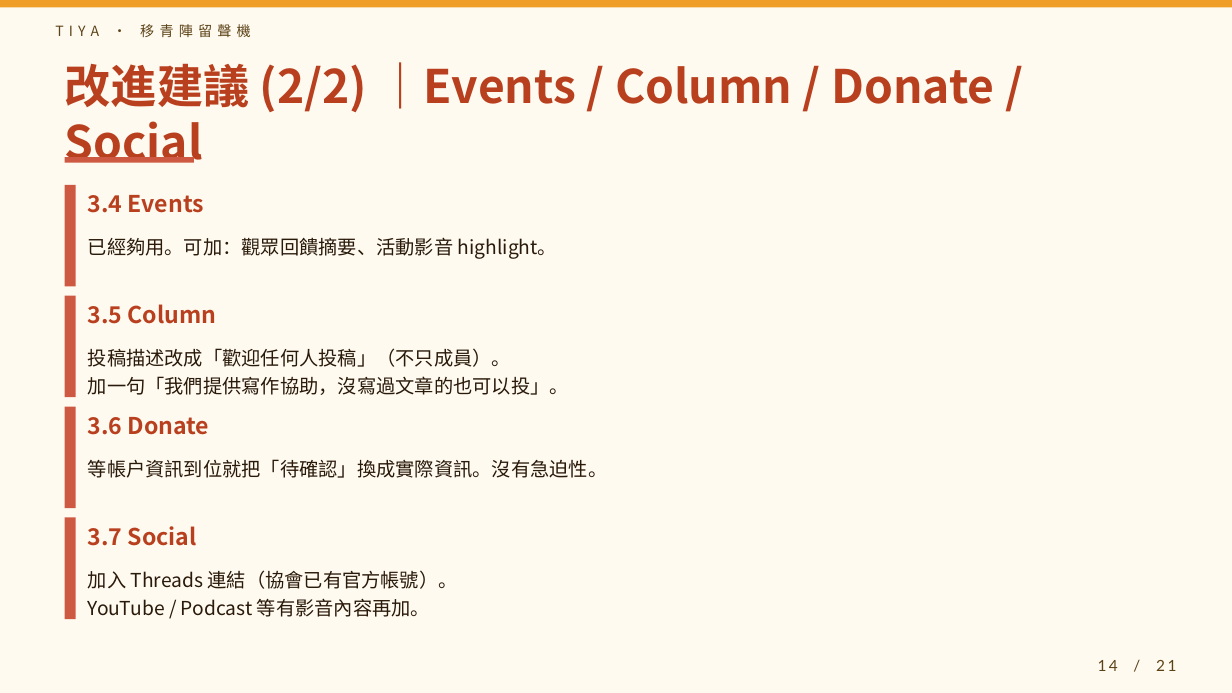
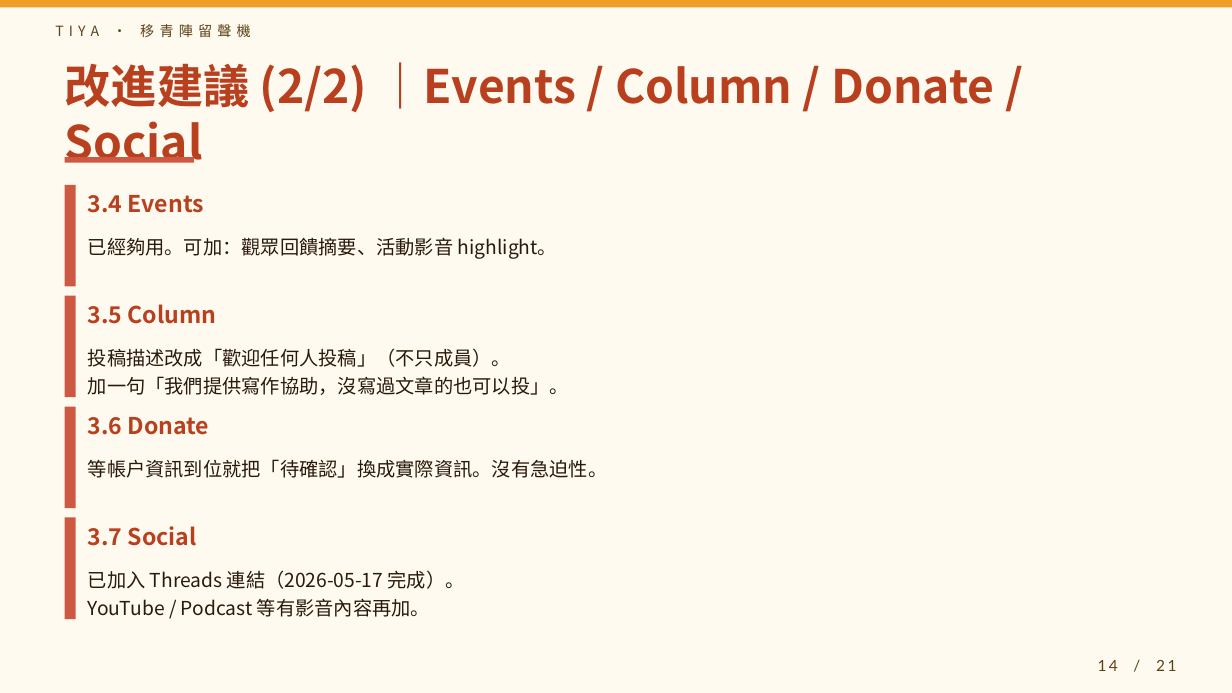
Before and after one commit to polungcs/tiya-website, a slide deck: slide 14 of docs/slides/tiya-website-recommendations.pptx. Drawn at 1232x693 pixels with LibreOffice and Linux fonts; fonts in the diff are those of the drawing. Boxes give left, top, right and bottom in pixels: in the first picture for what was removed or moved away, otherwise in the second. Text is boxed around its words. In the diff, an @@ line names an element or a change of style, - is before the commit and + after.

```diff
--- a/docs/slides/tiya-website-recommendations.pptx
+++ b/docs/slides/tiya-website-recommendations.pptx
@@ text at (x1=88, y1=570, x2=465, y2=589): text changed @@
-加入 Threads 連結（協會已有官方帳號）。
+已加入 Threads 連結（2026-05-17 完成）。
```
Also in this commit, not shown: 1 other slide changed, 5 other files.
